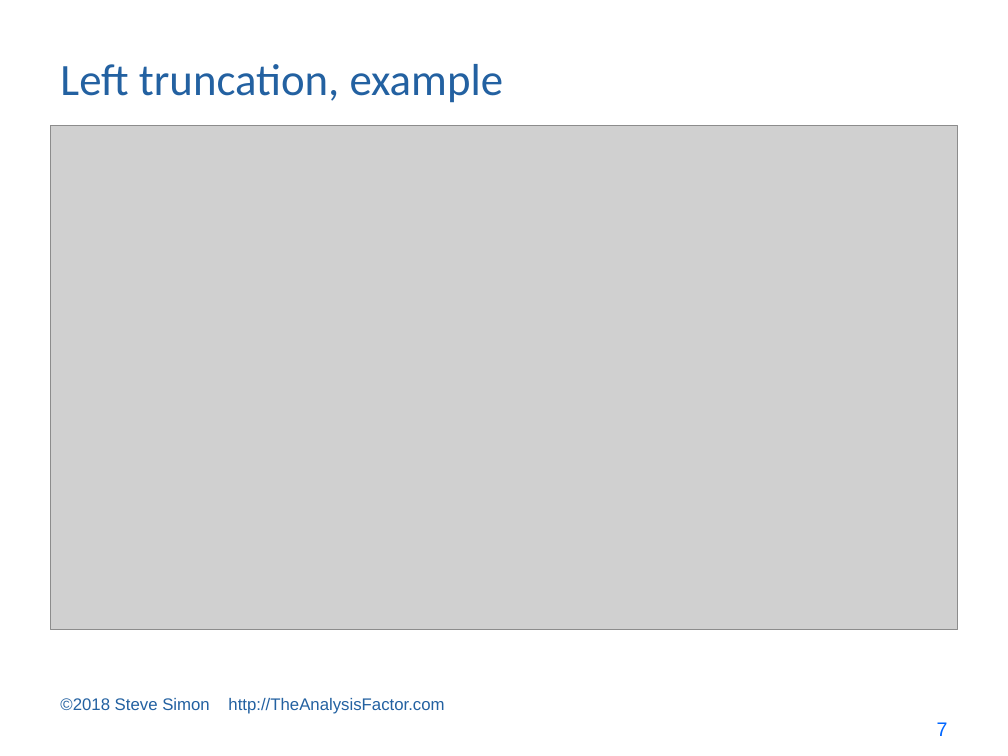
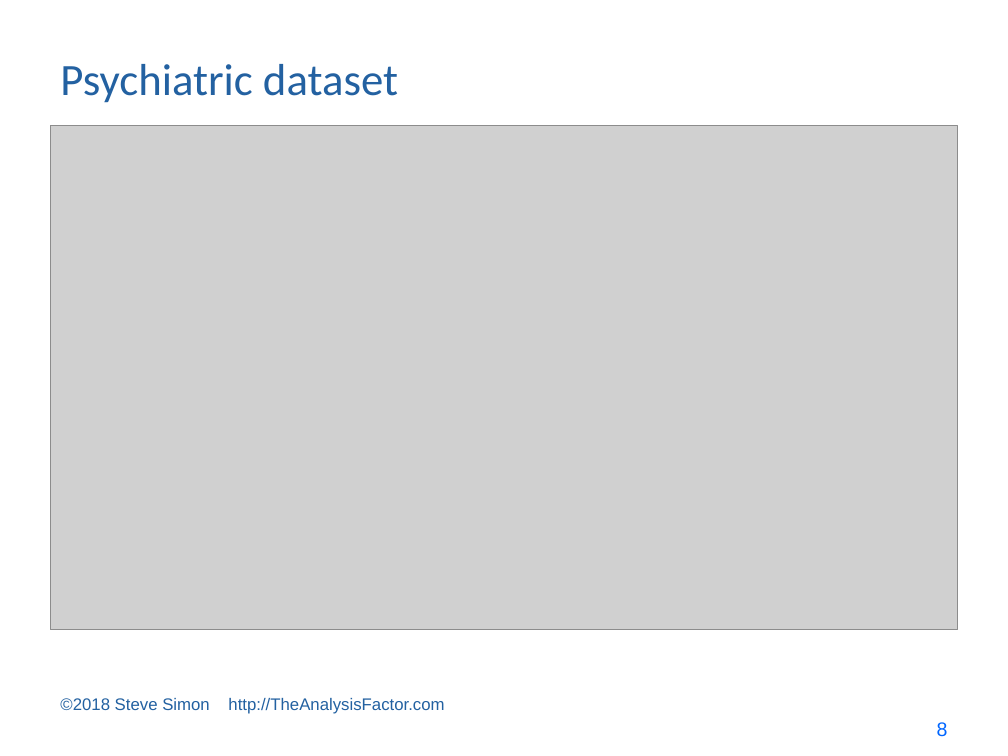
Before and after one commit to pmean/survival-models, a slide deck: slide 8 of bin/survival lecture 7.pptx (slide 7 before the commit). Drawn at 1008x756 pixels with LibreOffice and Linux fonts; fonts in the diff are those of the drawing; grey boxes stand for pictures. Boxes give left, top, right and bottom in pixels: in the first picture for what was removed or moved away, otherwise in the second. Text is boxed around its words. In the diff, an @@ line names an element or a change of style, - is before the commit and + after.

```diff
--- a/bin/survival lecture 7.pptx
+++ b/bin/survival lecture 7.pptx
@@ title at (x1=60, y1=64, x2=398, y2=103): text changed @@
-Left truncation, example
+Psychiatric dataset
@@ page number at (x1=937, y1=722, x2=948, y2=737): text changed @@
-7
+8
```
Also in this commit, not shown: 14 other slides changed, 1 slide added, 3 other files.
